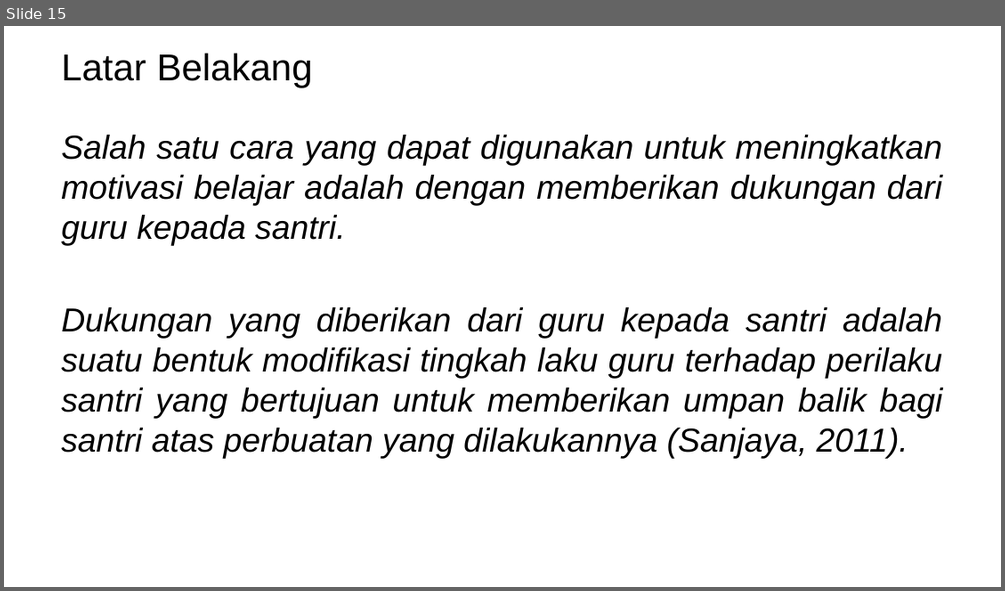
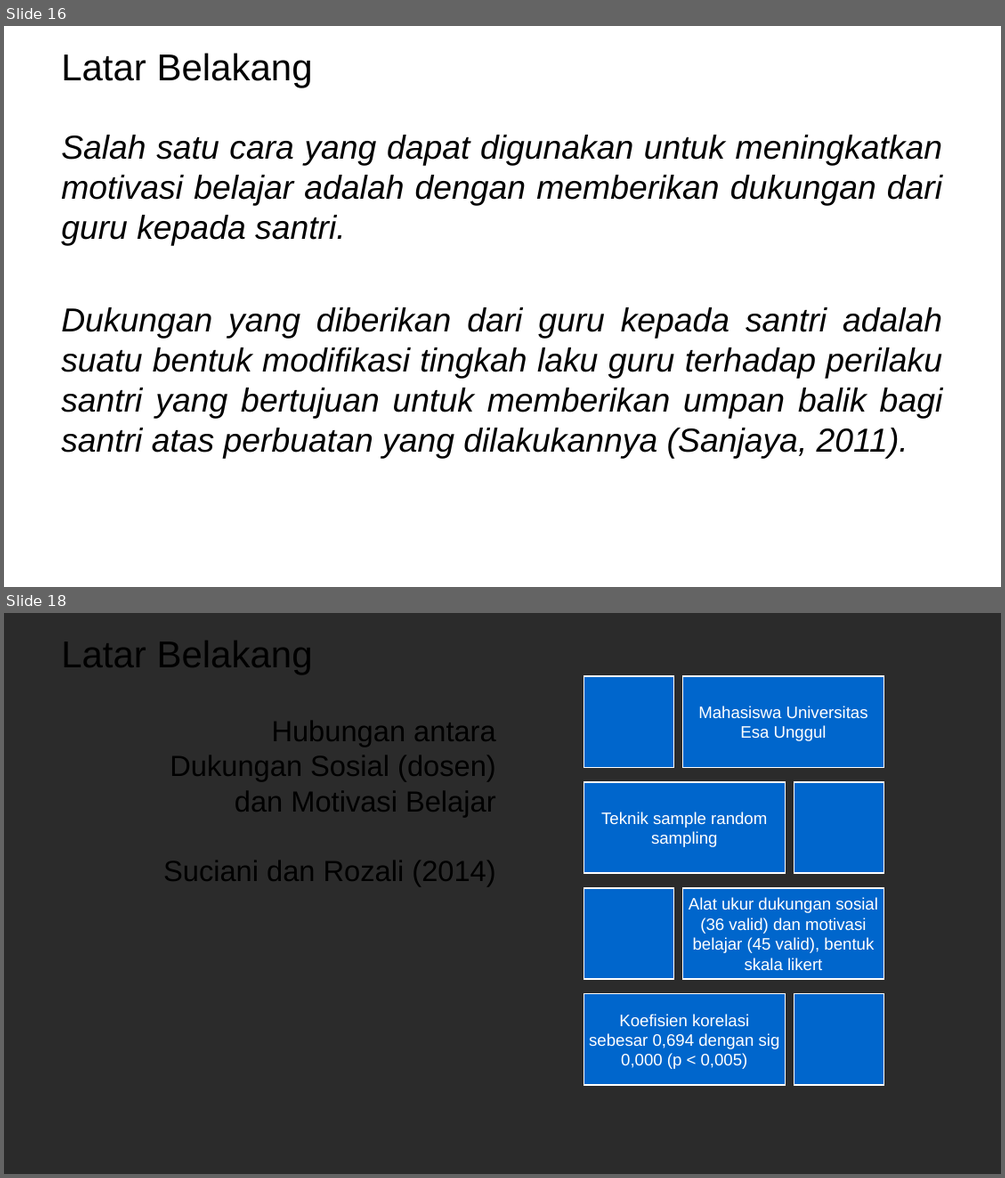
Before and after one commit to mzaini30/skripsi, a slide deck: seminar proposal.pptx. Shown one above the other, each under a label of ours: slide 15 before the commit, slides 16 and 18 after it; the slides between them are not shown. The pictures are 1005x591 and 1005x1178 pixels, drawn with LibreOffice and Linux fonts; fonts in the diff are those of the drawing; background and template pictures are left out; a plain dark background stands for a picture behind light text. Boxes give left, top, right and bottom in pixels: in the first picture for what was removed or moved away, otherwise in the second. Text is boxed around its words. In the diff, an @@ line names an element or a change of style, - is before the commit and + after.

```diff
--- a/seminar proposal.pptx
+++ b/seminar proposal.pptx
@@ slide 18 added at box(4, 613, 1001, 1174), background picture (left out) @@
@@ title added at box(61, 641, 313, 674), 36 pt, text #000000 @@
+Latar Belakang
@@ text added at box(163, 721, 496, 886), 28 pt, text #000000 @@
+Hubungan antara Dukungan Sosial (dosen) dan Motivasi Belajar
+Suciani dan Rozali (2014)
@@ group added at box(584, 676, 884, 1085): 8 rectangles, 4 texts @@
+Mahasiswa Universitas Esa Unggul
+Teknik sample random sampling
+Alat ukur dukungan sosial (36 valid) dan motivasi belajar (45 valid), bentuk skala likert
+Koefisien korelasi sebesar 0,694 dengan sig 0,000 (p < 0,005)
@@ what was slide 15 is now slide 16 @@
```
Also in this commit, not shown: 1 slide changed, 5 other slides added.
